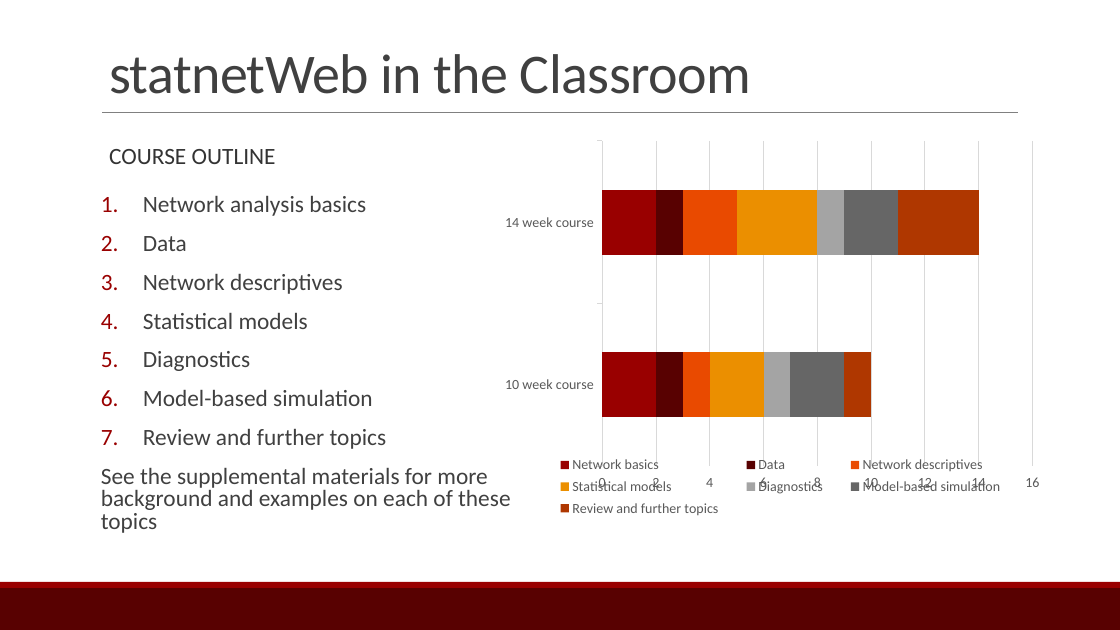
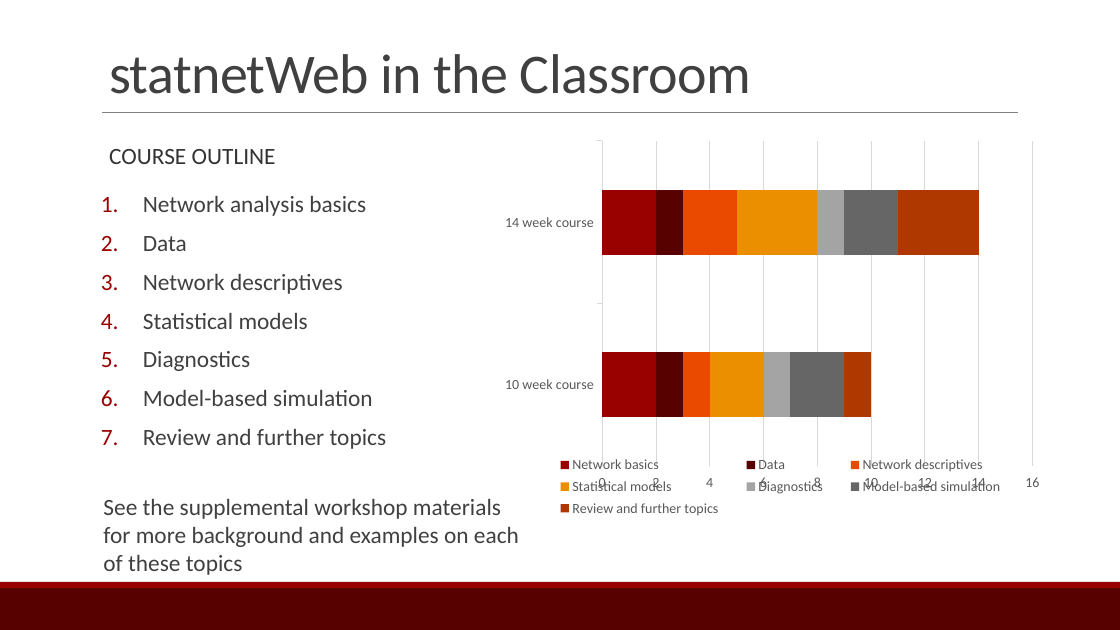
Before and after one commit to ebey/sunbelt2015, a slide deck: slide 8 of statnetWeb_slides.pptx. Drawn at 1120x630 pixels with LibreOffice and Linux fonts; fonts in the diff are those of the drawing. Boxes give left, top, right and bottom in pixels: in the first picture for what was removed or moved away, otherwise in the second. Text is boxed around its words. In the diff, an @@ line names an element or a change of style, - is before the commit and + after.

Commit message:
version of slides for NMG

```diff
--- a/statnetWeb_slides.pptx
+++ b/statnetWeb_slides.pptx
@@ text at [101,468,510,533]: paragraph removed @@
-See the supplemental materials for more background and examples on each of these topics
@@ text added at [103,499,519,575], 20 pt, text #404040 @@
+See the supplemental workshop materials for more background and examples on each of these topics
```
Also in this commit, not shown: 2 other slides changed, 3 other files.
